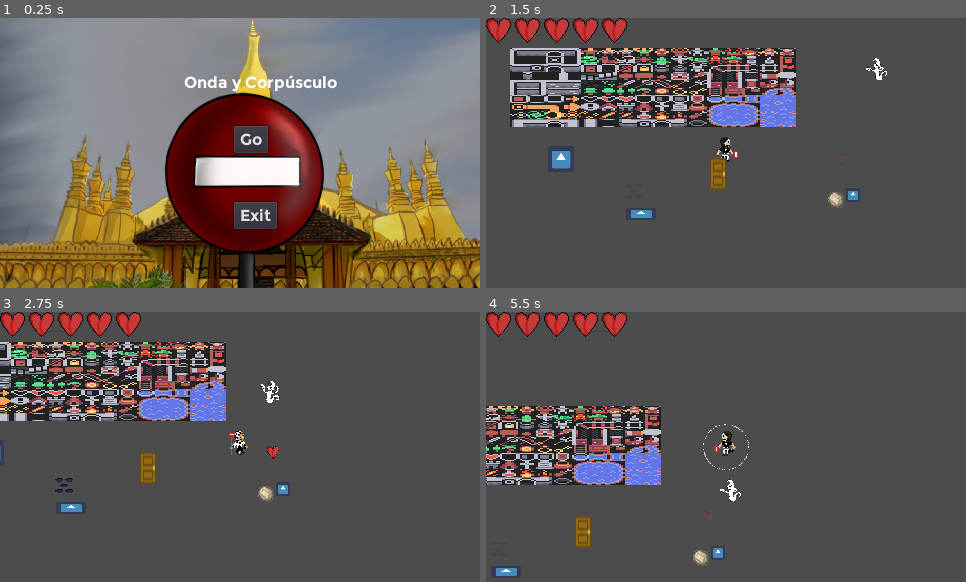
Above: before the commit, frames 1-4 (two rows, left to right).
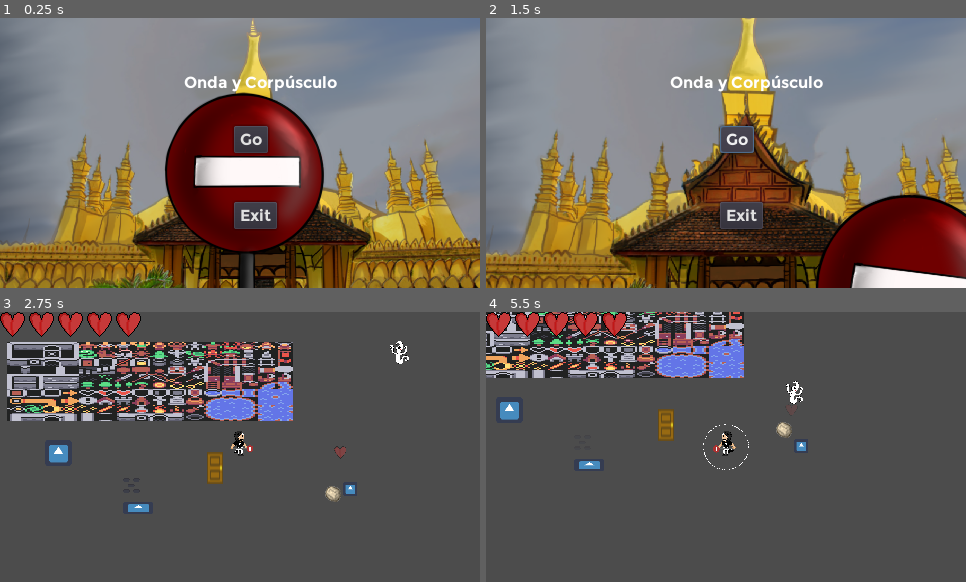
Above: after the commit, the same moments.

Repository: geniusbat/GameJam
Game: Godot game, scene res://Levels/Menus/MainMenu.tscn
Two runs of this game, one before a commit and one after it. Both use one fixed random seed, a clock stepped at 60 frames per second and the inputs below. This scene is started directly instead of the project's main scene. The engine's default icon, where the game draws it, is replaced by a stand-in: a white triangle on a blue panel in a dark square.
Inputs (mouse positions are in pixels of both pictures, inside the frame that each line leads up to):
- Up to frame 1 (0.25 s): no input
- Up to frame 2 (1.5 s): click "Go" at 0.5 s; click (735, 139) at 1.25 s, where only the run after the commit has a clickable "Go"
- Up to frame 3 (2.75 s): move the mouse to (345, 433) at 2.02 s; hold D (move_right) from 2.03 s (still down); hold F (change) from 2.03 s (still down)
- Up to frame 4 (5.5 s): move the mouse to (630, 460) at 2.77 s; release D (move_right) at 2.78 s; release F (change) at 2.78 s; hold S (move_down) 2.78-3.53 s; click (630, 460) at 2.85 s; tap F (change) at 3.05, 4.55 s; move the mouse to (774, 387) at 3.52 s; hold D (move_right) 3.53-4.28 s; hold F (change) 3.53-4.28 s; move the mouse to (702, 501) at 4.27 s; hold W (move_up) 4.28-5.03 s; tap Shift (dash) at 4.35 s; move the mouse to (870, 487) at 5.02 s; hold A (move_left) from 5.03 s (still down); hold F (change) from 5.03 s (still down)

The runs differ from the first frame. In frame 2, 97% of the frame differs, in the area x 0-100%, y 0-100%; in frame 3, 16%; in frame 4, 24%.

Commit message:
MainMenuAnimation

Diff:
--- a/Assets/Scripts/Door.gd
+++ b/Assets/Scripts/Door.gd
@@ -14,7 +14,7 @@
 		if changeTimer<=0:
 			var _a=get_tree().change_scene_to(load(goTo))
 
-func _on_MoveToSceneTrigger_body_entered(body):
+func _on_MoveToSceneTrigger_body_entered(_body):
 	inside=true
 	$DoorClosed.visible=false
 	$DoorOpened.visible=true
--- a/Assets/Scripts/HealUp.gd
+++ b/Assets/Scripts/HealUp.gd
@@ -10,6 +10,6 @@
 	else:
 		modulate.a = lerp(modulate.a,1,6*delta)
 
-func _on_HealUp_body_entered(body):
+func _on_HealUp_body_entered(_body):
 	PlayerInfo.health+=1
 	queue_free()
--- a/Assets/Scripts/MainMenu.gd
+++ b/Assets/Scripts/MainMenu.gd
@@ -7,7 +7,10 @@
 	$StopSignLayer.offset=Vector2(x*7,y*7)
 
 func GoButtonPressed():
-	var _a=get_tree().change_scene_to(preload("res://Levels/Test.tscn"))
+	$AnimationPlayer.play("GoAnim")
 
 func ExitButtonPressed():
 	get_tree().quit()
+
+func Go():
+	var _a=get_tree().change_scene_to(preload("res://Levels/Test.tscn"))
--- a/Levels/Menus/MainMenu.tscn
+++ b/Levels/Menus/MainMenu.tscn
@@ -1,9 +1,199 @@
-[gd_scene load_steps=5 format=2]
+[gd_scene load_steps=8 format=2]
 
 [ext_resource path="res://Assets/Sprites/Menus/SeñalTraficoMenu.png" type="Texture" id=1]
 [ext_resource path="res://Assets/Scripts/MainMenu.gd" type="Script" id=2]
 [ext_resource path="res://Assets/Sprites/Menus/TemploMainMenu.png" type="Texture" id=3]
 [ext_resource path="res://Assets/FontRes.tres" type="DynamicFont" id=4]
+[ext_resource path="res://Assets/Audio/MetalFalling.ogg" type="AudioStream" id=5]
+
+[sub_resource type="Animation" id=1]
+resource_name = "GoAnim"
+length = 2.0
+tracks/0/type = "value"
+tracks/0/path = NodePath("StopSignLayer/TextureRect:rect_scale")
+tracks/0/interp = 1
+tracks/0/loop_wrap = true
+tracks/0/imported = false
+tracks/0/enabled = true
+tracks/0/keys = {
+"times": PoolRealArray( 0, 0.4 ),
+"transitions": PoolRealArray( 1, 1 ),
+"update": 0,
+"values": [ Vector2( 1, 1 ), Vector2( 1.2, 1.2 ) ]
+}
+tracks/1/type = "value"
+tracks/1/path = NodePath("StopSignLayer/TextureRect:rect_position")
+tracks/1/interp = 1
+tracks/1/loop_wrap = true
+tracks/1/imported = false
+tracks/1/enabled = true
+tracks/1/keys = {
+"times": PoolRealArray( 0, 0.9, 2 ),
+"transitions": PoolRealArray( 1, 1, 1 ),
+"update": 0,
+"values": [ Vector2( 0, 8 ), Vector2( 144, 50 ), Vector2( 265, 159 ) ]
+}
+tracks/2/type = "value"
+tracks/2/path = NodePath("StopSignLayer/TextureRect:rect_rotation")
+tracks/2/interp = 1
+tracks/2/loop_wrap = true
+tracks/2/imported = false
+tracks/2/enabled = true
+tracks/2/keys = {
+"times": PoolRealArray( 0, 1.3 ),
+"transitions": PoolRealArray( 1, 1 ),
+"update": 0,
+"values": [ 0.0, 9.76428 ]
+}
+tracks/3/type = "value"
+tracks/3/path = NodePath("BackgroundLayer/TextureRect:rect_position")
+tracks/3/interp = 1
+tracks/3/loop_wrap = true
+tracks/3/imported = false
+tracks/3/enabled = true
+tracks/3/keys = {
+"times": PoolRealArray( 0, 0.1, 0.6, 0.9, 1.2, 1.7, 2 ),
+"transitions": PoolRealArray( 1, 1, 1, 1, 1, 1, 1 ),
+"update": 0,
+"values": [ Vector2( -14, -8 ), Vector2( -14, -8 ), Vector2( -24, 0 ), Vector2( -44, -35 ), Vector2( -64, -20 ), Vector2( -84, -77 ), Vector2( -94, -97 ) ]
+}
+tracks/4/type = "value"
+tracks/4/path = NodePath("BackgroundLayer/TextureRect:rect_rotation")
+tracks/4/interp = 1
+tracks/4/loop_wrap = true
+tracks/4/imported = false
+tracks/4/enabled = true
+tracks/4/keys = {
+"times": PoolRealArray( 0 ),
+"transitions": PoolRealArray( 1 ),
+"update": 0,
+"values": [ 0.0 ]
+}
+tracks/5/type = "value"
+tracks/5/path = NodePath("BackgroundLayer/TextureRect:rect_size")
+tracks/5/interp = 1
+tracks/5/loop_wrap = true
+tracks/5/imported = false
+tracks/5/enabled = true
+tracks/5/keys = {
+"times": PoolRealArray( 0, 0.1, 2 ),
+"transitions": PoolRealArray( 1, 1, 1 ),
+"update": 0,
+"values": [ Vector2( 509, 286 ), Vector2( 509, 286 ), Vector2( 669, 376 ) ]
+}
+tracks/6/type = "method"
+tracks/6/path = NodePath(".")
+tracks/6/interp = 1
+tracks/6/loop_wrap = true
+tracks/6/imported = false
+tracks/6/enabled = true
+tracks/6/keys = {
+"times": PoolRealArray( 2 ),
+"transitions": PoolRealArray( 1 ),
+"values": [ {
+"args": [  ],
+"method": "Go"
+} ]
+}
+tracks/7/type = "value"
+tracks/7/path = NodePath("BreakSignAudio:playing")
+tracks/7/interp = 1
+tracks/7/loop_wrap = true
+tracks/7/imported = false
+tracks/7/enabled = true
+tracks/7/keys = {
+"times": PoolRealArray( 0, 0.5 ),
+"transitions": PoolRealArray( 1, 1 ),
+"update": 1,
+"values": [ false, true ]
+}
+
+[sub_resource type="Animation" id=2]
+length = 0.001
+tracks/0/type = "value"
+tracks/0/path = NodePath("StopSignLayer/TextureRect:rect_rotation")
+tracks/0/interp = 1
+tracks/0/loop_wrap = true
+tracks/0/imported = false
+tracks/0/enabled = true
+tracks/0/keys = {
+"times": PoolRealArray( 0 ),
+"transitions": PoolRealArray( 1 ),
+"update": 0,
+"values": [ 0.0 ]
+}
+tracks/1/type = "value"
+tracks/1/path = NodePath("StopSignLayer/TextureRect:rect_position")
+tracks/1/interp = 1
+tracks/1/loop_wrap = true
+tracks/1/imported = false
+tracks/1/enabled = true
+tracks/1/keys = {
+"times": PoolRealArray( 0 ),
+"transitions": PoolRealArray( 1 ),
+"update": 0,
+"values": [ Vector2( 0, 8 ) ]
+}
+tracks/2/type = "value"
+tracks/2/path = NodePath("StopSignLayer/TextureRect:rect_scale")
+tracks/2/interp = 1
+tracks/2/loop_wrap = true
+tracks/2/imported = false
+tracks/2/enabled = true
+tracks/2/keys = {
+"times": PoolRealArray( 0 ),
+"transitions": PoolRealArray( 1 ),
+"update": 0,
+"values": [ Vector2( 1, 1 ) ]
+}
+tracks/3/type = "value"
+tracks/3/path = NodePath("BackgroundLayer/TextureRect:rect_position")
+tracks/3/interp = 1
+tracks/3/loop_wrap = true
+tracks/3/imported = false
+tracks/3/enabled = true
+tracks/3/keys = {
+"times": PoolRealArray( 0 ),
+"transitions": PoolRealArray( 1 ),
+"update": 0,
+"values": [ Vector2( -14, -8 ) ]
+}
+tracks/4/type = "value"
+tracks/4/path = NodePath("BackgroundLayer/TextureRect:rect_size")
+tracks/4/interp = 1
+tracks/4/loop_wrap = true
+tracks/4/imported = false
+tracks/4/enabled = true
+tracks/4/keys = {
+"times": PoolRealArray( 0 ),
+"transitions": PoolRealArray( 1 ),
+"update": 0,
+"values": [ Vector2( 509, 286 ) ]
+}
+tracks/5/type = "value"
+tracks/5/path = NodePath("BackgroundLayer/TextureRect:rect_rotation")
+tracks/5/interp = 1
+tracks/5/loop_wrap = true
+tracks/5/imported = false
+tracks/5/enabled = true
+tracks/5/keys = {
+"times": PoolRealArray( 0 ),
+"transitions": PoolRealArray( 1 ),
+"update": 0,
+"values": [ 0.0 ]
+}
+tracks/6/type = "value"
+tracks/6/path = NodePath("BreakSignAudio:playing")
+tracks/6/interp = 1
+tracks/6/loop_wrap = true
+tracks/6/imported = false
+tracks/6/enabled = true
+tracks/6/keys = {
+"times": PoolRealArray( 0 ),
+"transitions": PoolRealArray( 1 ),
+"update": 0,
+"values": [ false ]
+}
 
 [node name="MainMenu" type="Control"]
 anchor_right = 1.0
@@ -34,6 +224,7 @@
 anchor_right = 1.0
 anchor_bottom = 1.0
 margin_top = 8.0
+margin_right = -0.0065918
 margin_bottom = 8.0
 texture = ExtResource( 1 )
 expand = true
@@ -86,5 +277,12 @@
 "_edit_use_anchors_": false
 }
 
+[node name="AnimationPlayer" type="AnimationPlayer" parent="."]
+anims/GoAnim = SubResource( 1 )
+anims/RESET = SubResource( 2 )
+
+[node name="BreakSignAudio" type="AudioStreamPlayer" parent="."]
+stream = ExtResource( 5 )
+
 [connection signal="pressed" from="GoButton" to="." method="GoButtonPressed"]
 [connection signal="pressed" from="ExitButton" to="." method="ExitButtonPressed"]
Not shown, added: Assets/Audio/MetalFalling.ogg.import
Not shown, added: Assets/Audio/MetalFalling.ogg
